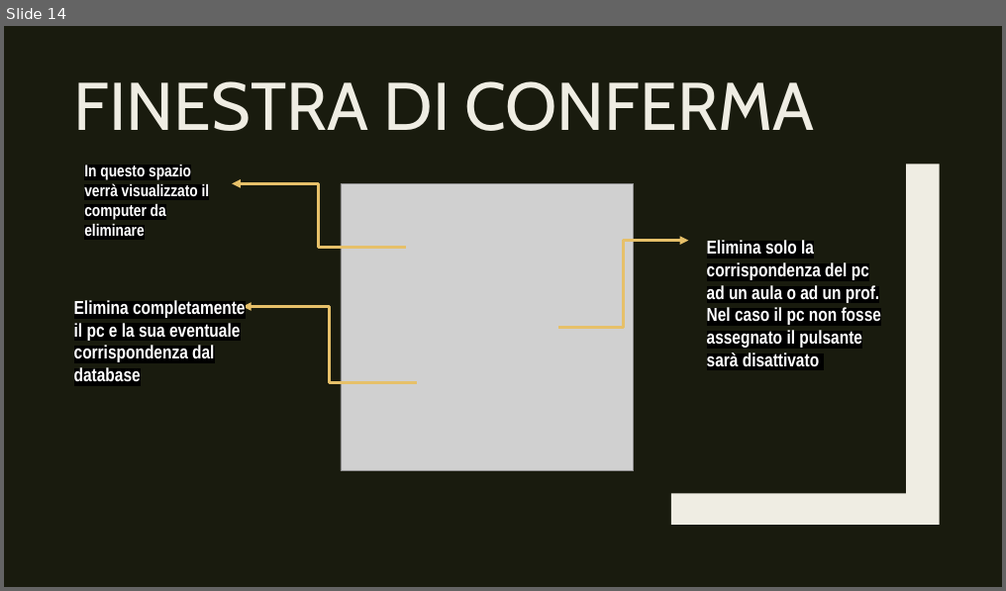
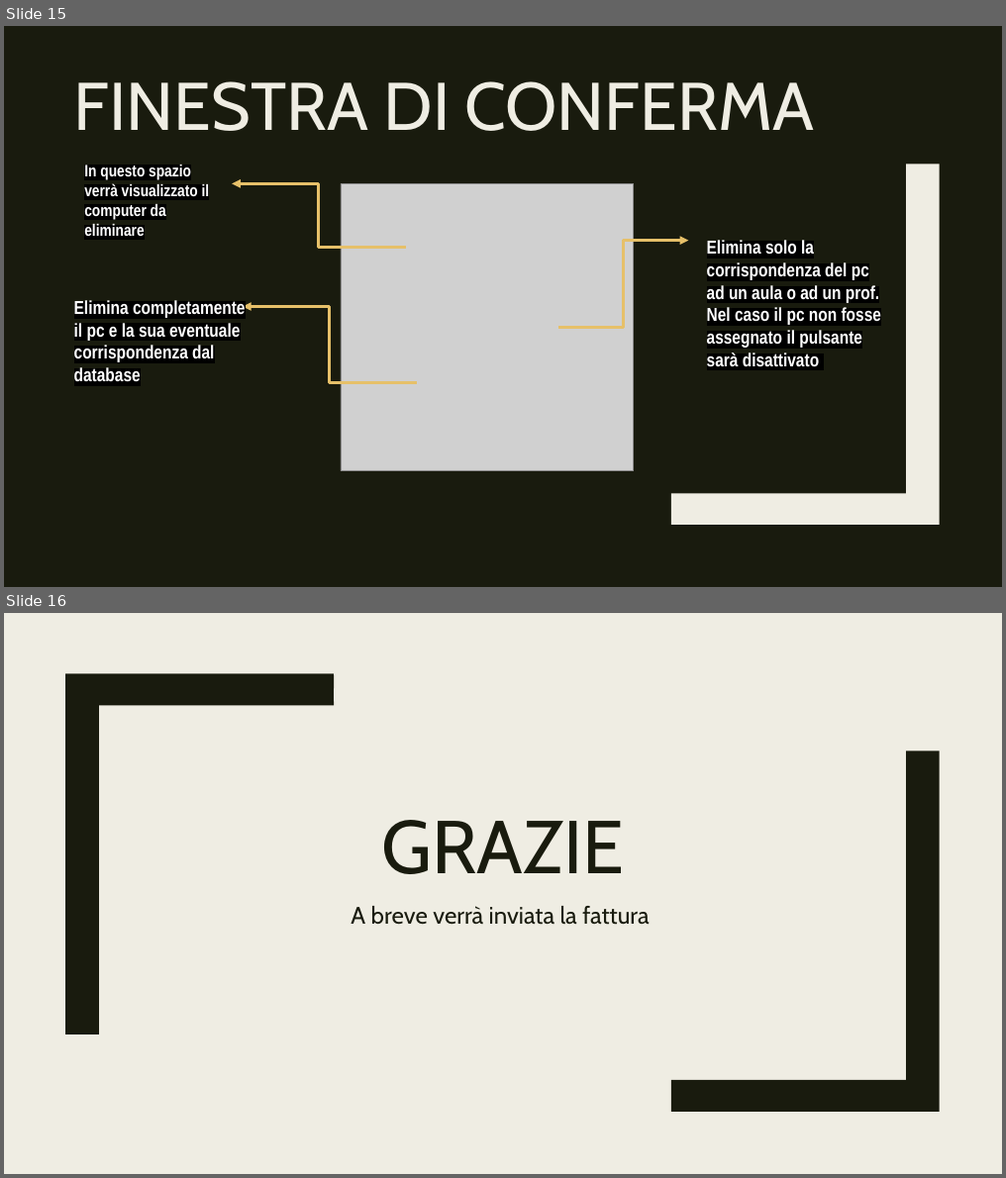
Before and after one commit to CamagniR/GestioneProgetto, a slide deck: DOCUMENTAZIONE/Presentazione GestioneProgetto.pptx. Shown one above the other, each under a label of ours: slide 14 before the commit, slides 15 and 16 after it. The pictures are 1006x591 and 1006x1178 pixels, drawn with LibreOffice and Linux fonts; fonts in the diff are those of the drawing; grey boxes stand for pictures. Boxes give left, top, right and bottom in pixels: in the first picture for what was removed or moved away, otherwise in the second. Text is boxed around its words. In the diff, an @@ line names an element or a change of style, - is before the commit and + after.

```diff
--- a/DOCUMENTAZIONE/Presentazione GestioneProgetto.pptx
+++ b/DOCUMENTAZIONE/Presentazione GestioneProgetto.pptx
@@ slide 16 added at [4,613,1002,1174], background #EFEDE3 @@
@@ freeform shape added at [65,673,334,1035], fill #191B0E @@
@@ freeform shape added at [672,751,940,1112], fill #191B0E @@
@@ title added at [381,820,625,874], 72 pt, text #191B0E @@
+GRAZIE
@@ subtitle added at [350,906,648,925], 23 pt, text #191B0E @@
+A breve verrà inviata la fattura
@@ what was slide 14 is now slide 15 @@
```
Also in this commit, not shown: 8 slides changed, 1 other slide added, 3 other files.
